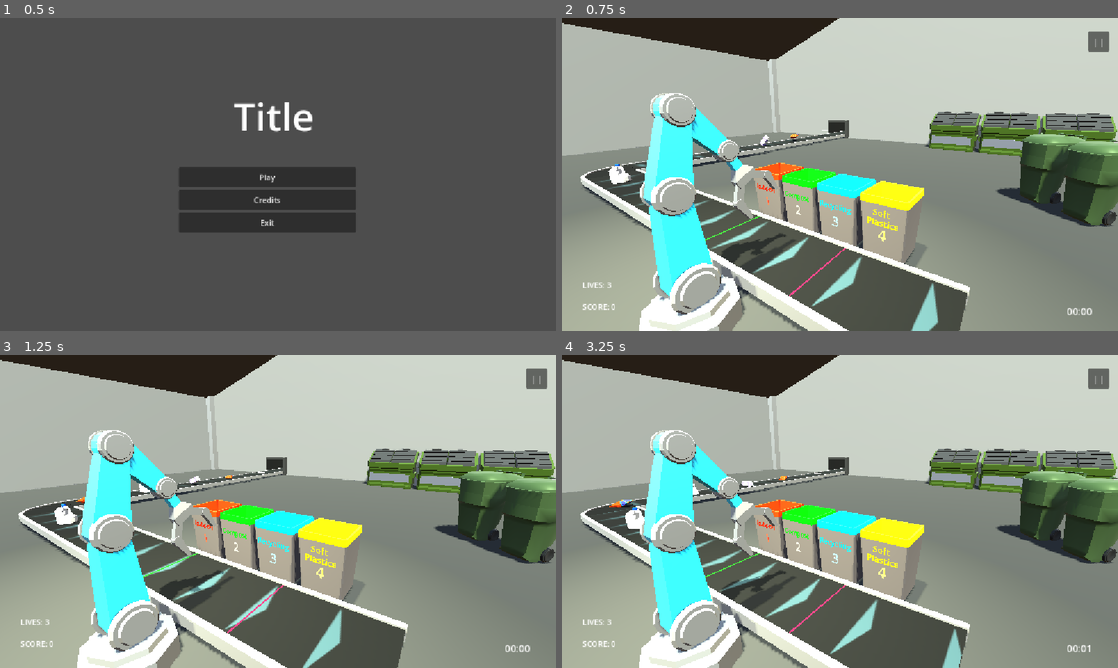
Above: before the commit, frames 1-4 (two rows, left to right).
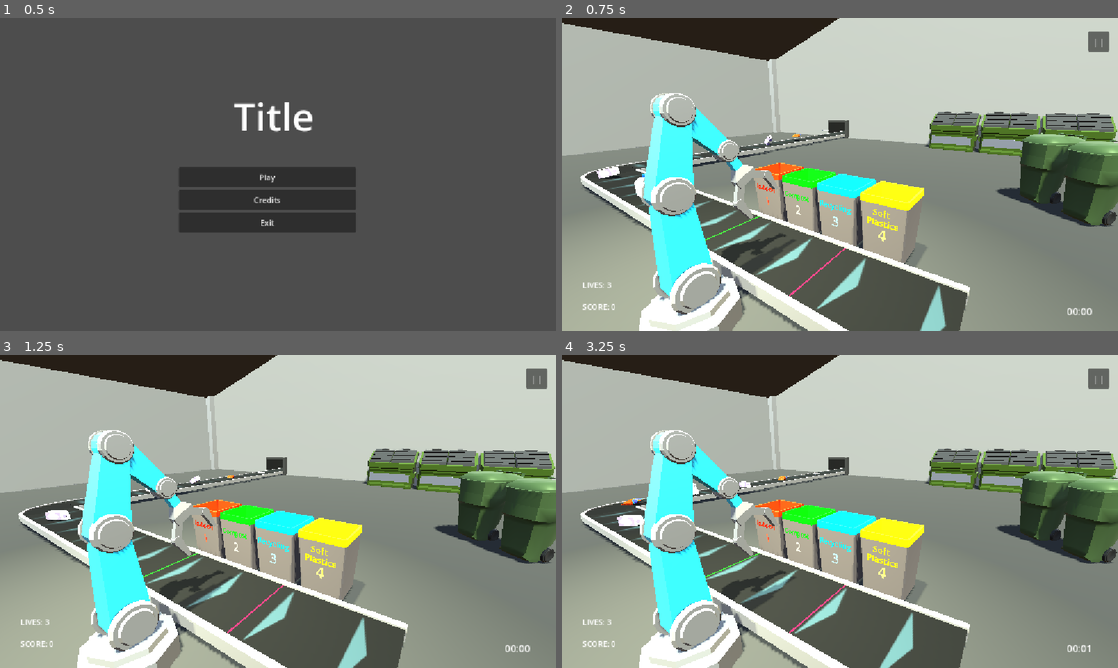
Above: after the commit, the same moments.

Repository: Helena-Schick/Recycling-game
Game: Godot game, scene res://scenes/main_menu.tscn
The game is run twice, just before and just after one commit, with the same random seed, the same clock (stepped at 60 frames per second) and the same inputs. The project has no main scene, so this scene is started directly.
Inputs:
- Up to frame 1 (0.5 s): no input
- Up to frame 2 (0.75 s): click "Play" at 0.5 s
- Up to frame 3 (1.25 s): no input
- Up to frame 4 (3.25 s): click "| |" at 1.25 s; tap Enter at 2 s; click "Unpause" at 2.75 s

Frame 1 is identical in both runs. In frame 2, 1.9% of the frame differs, in the area x 6-70%, y 35-100%; in frame 3, 2.6%; in frame 4, 2.7%, in the area x 6-72%, y 37-100%.

Commit message:
Added increasing difficulty / speed

Diff:
--- a/recycling-game-main/scenes/game_over_menu.tscn
+++ b/recycling-game-main/scenes/game_over_menu.tscn
@@ -1,6 +1,6 @@
 [gd_scene format=3 uid="uid://cdkbefx12avpx"]
 
-[ext_resource type="Script" uid="uid://nwlf882asb4k" path="res://game_over_menu.gd" id="1_6ebp1"]
+[ext_resource type="Script" uid="uid://nwlf882asb4k" path="res://scripts/game_over_menu.gd" id="1_6ebp1"]
 [ext_resource type="PackedScene" uid="uid://rnif5kchm8ca" path="res://scenes/main_menu.tscn" id="3_81acl"]
 
 [node name="Control" type="Control" unique_id=171901341 node_paths=PackedStringArray("score_display")]
--- a/recycling-game-main/scenes/level.tscn
+++ b/recycling-game-main/scenes/level.tscn
@@ -405,12 +405,12 @@
 
 [sub_resource type="Curve3D" id="Curve3D_64w2a"]
 _data = {
-"points": PackedVector3Array(0, 0, 0, 0, 0, 0, 60, 2, -32.8, 0, 0, 0, 0, 0, 0, 4.30591, 1.0319538, -32.62943, 0, 0, 0, 0, 0, 0, 4.657194, 0.5490551, -25.444862),
+"points": PackedVector3Array(0, 0, 0, 0, 0, 0, 60, 2, -32.8, 0, 0, 0, 0, 0, 0, 4.30591, 1.0319538, -32.62943, 0, 0, 0, 0, 0, 0, 4.657194, 0.5490551, -18.301743),
 "tilts": PackedFloat32Array(0, 0, 0)
 }
 point_count = 3
 
-[node name="level" type="Node3D" unique_id=447120380 node_paths=PackedStringArray("arm", "timer", "spawner", "conveyor", "camera_a", "camera_b", "animation", "pause_menu", "path_follow", "pause_button", "time_display", "score_display", "feedback_display", "lives_display")]
+[node name="level" type="Node3D" unique_id=447120380 node_paths=PackedStringArray("arm", "timer", "spawner", "conveyor", "camera_a", "camera_b", "animation", "pause_menu", "speed_timer", "path_follow", "pause_button", "time_display", "score_display", "lives_display", "feedback_display")]
 script = ExtResource("1_mx8sn")
 arm = NodePath("arm")
 timer = NodePath("feedback_timer")
@@ -420,17 +420,18 @@
 camera_b = NodePath("Camera B")
 animation = NodePath("AnimationPlayer")
 pause_menu = NodePath("CanvasLayer/pause_menu")
+speed_timer = NodePath("difficulty_timer")
 path_follow = NodePath("Path3D/PathFollow3D")
 pause_button = NodePath("CanvasLayer/pause")
 time_display = NodePath("CanvasLayer/time")
 score_display = NodePath("CanvasLayer/score_label")
+lives_display = NodePath("CanvasLayer/lives")
 feedback_display = NodePath("CanvasLayer/feedback_display")
 arm_material = ExtResource("4_klq6b")
 item_scene = ExtResource("3_fpun6")
 settings_menu = ExtResource("3_2r41h")
 game_over_menu = ExtResource("5_wc255")
 main_menu_scene = ExtResource("2_ppgk2")
-lives_display = NodePath("CanvasLayer/lives")
 
 [node name="WorldEnvironment" type="WorldEnvironment" parent="." unique_id=1371495711]
 environment = SubResource("Environment_8c41q")
@@ -785,8 +786,12 @@
 curve = SubResource("Curve3D_64w2a")
 
 [node name="PathFollow3D" type="PathFollow3D" parent="Path3D" unique_id=577133289]
-transform = Transform3D(-0.0030626338, -0.017378606, 0.9998394, 7.636814e-08, 0.99984354, 0.017378699, -0.9999913, 5.330113e-05, -0.0030621674, 49.001724, 1.8088338, -32.766308)
+transform = Transform3D(-0.0030626229, -0.017378543, 0.9998358, 7.636786e-08, 0.9998399, 0.017378636, -0.99998766, 5.3300933e-05, -0.0030621563, 49.001724, 1.8088338, -32.766308)
 progress = 11.0
+
+[node name="difficulty_timer" type="Timer" parent="." unique_id=743466933]
+wait_time = 15.0
+autostart = true
 
 [connection signal="pressed" from="CanvasLayer/pause" to="." method="pause_game"]
 [connection signal="pressed" from="CanvasLayer/pause_menu/VBoxContainer/Resume" to="." method="_resume_game"]
@@ -795,3 +800,4 @@
 [connection signal="body_entered" from="end" to="." method="_on_end_body_entered"]
 [connection signal="timeout" from="feedback_timer" to="." method="_on_feedback_timer_timeout"]
 [connection signal="timeout" from="level_timer" to="." method="_on_level_timer_timeout"]
+[connection signal="timeout" from="difficulty_timer" to="." method="_increase_speed"]
--- a/recycling-game-main/scripts/arm.gd
+++ b/recycling-game-main/scripts/arm.gd
@@ -10,10 +10,11 @@
 @export var ik_target: Node ## The target for inverse kinematics
 @export var bin_markers: Array[Marker3D] ## An array of markers for the bins
 
+const MAX_SPEED: float = 30.0 ## The maximun speed of the arm
+const Y_MOVEMENT_SCALE: float = 3.0 ## How much faster the arm needs to move upward
+const SPEED_CHANGE: float = 1.5 ## How much the speed increases by
 
-var speed: float = 15.0 ## The speed at which the arm moves
-const Y_MOVEMENT_SCALE: float = 3.0 ## How much faster the arm needs to move upward
-
+var speed: float = 18.0 ## The speed at which the arm moves
 var target_pos ## The position the arm is moving to
 var target_item ## The item or node the arm is moving to
 var grabbed_item ## The item currently being held by the arm, or null if no item
--- a/recycling-game-main/scripts/conveyer_class.gd
+++ b/recycling-game-main/scripts/conveyer_class.gd
@@ -8,7 +8,7 @@
 
 
 const OFFSET_SPEED: float = -0.25 # How fast the conveyer belt texture moves
-var speed: float = 5.0 ## The speed of the items
+var speed: float = 6.7 ## The speed of the items
 
 
 func move_items(delta: float) -> void:
--- a/recycling-game-main/scripts/conveyer_corner.gd
+++ b/recycling-game-main/scripts/conveyer_corner.gd
@@ -1,7 +1,7 @@
 extends Node
 
 @export var conveyor_area: Node
-var speed: float = 5.0
+var speed: float = 6.7
 
 
 func _physics_process(delta: float) -> void:
--- a/recycling-game-main/scripts/feedback_display.gd
+++ /dev/null
@@ -1,11 +0,0 @@
-extends Label
-
-@export var level: Node
-
-
-func _unhandled_input(event: InputEvent) -> void:
-	if visible:
-		if event is InputEventKey:
-			visible = false
-			get_tree().paused = false
-			get_viewport().set_input_as_handled()
--- a/recycling-game-main/scripts/level.gd
+++ b/recycling-game-main/scripts/level.gd
@@ -8,24 +8,28 @@
 @export var camera_b: Node ## The second camera
 @export var animation: Node ## The animation player for the score display
 @export var pause_menu: Node ## The pause menu canvas layer
+@export var speed_timer: Node ## The timer to increase speed
 @export var path_follow: Node ## The path follow node for spawning on the conveyer
 @export var pause_button: Node ## The button that pauses the game
 @export var time_display: Node ## Shows how long the user has been playing the level for
 @export var score_display: Node ## The label that displays the player's score
+@export var lives_display: Node ## The label that shows lives left
 @export var feedback_display: Node ## The label that displays feedback to the player
 @export var arm_material: Resource ## The material resource for the arm
 @export var item_scene: PackedScene ## The item scene
 @export var settings_menu: PackedScene ## The scene for the settings menu
 @export var game_over_menu: PackedScene ## The menu that shows when the game ends
 @export var main_menu_scene: PackedScene ## The main menu packed scene
-@export var lives_display: Node ## The label that shows lives left
 
 
 enum bin_type { RUBBISH, COMPOST, RECYCLING, SOFT_PLASTICS }
 const ITEM_VALUE: int = 10
 const SCORE_TEXT: String = "SCORE: "
 const CAMERAS: int = 3 ## The number of cameras
-const START_ITEMS: int = 6 ## The number of items that start on the conveyer
+const START_ITEMS: int = 7 ## The number of items that start on the conveyer
+const SPEED_FACTOR: float = 0.15 ## The factor by which the speed increases
+const MAX_SPEED: float = 12.0 ## The maximum speed of the conveyer
+const SPEED_CHANGE: float = 0.8
 
 var score: int = 0 ## The current score
 var lives: int = 3 ## The number of incorrect guesses left
@@ -166,8 +170,14 @@
 	time_display.text = minutes + ":" + seconds
 
 
-func _change_speed(factor: float):
-	for conveyer in get_tree().get_nodes_in_group("conveyers"):
-		conveyer.speed *= factor
-	spawner.time /= factor
-	arm.speed *= factor
+## Increases the speed of the game
+func _increase_speed():
+	for node in get_tree().get_nodes_in_group("conveyers"):
+		node.speed += SPEED_CHANGE
+	spawner.time -= spawner.TIME_CHANGE
+	arm.speed += arm.SPEED_CHANGE
+
+	## Stop increasing speed at maximum value
+	if arm.speed >= arm.MAX_SPEED:
+		arm.speed = arm.MAX_SPEED
+		speed_timer.stop()
--- a/recycling-game-main/scripts/spawner.gd
+++ b/recycling-game-main/scripts/spawner.gd
@@ -4,11 +4,12 @@
 @export var item_scene: PackedScene
 
 var items: Array[ItemData]
-var time: float = 2.0 ## The average time for each item to spawn
+var time: float = 1.8 ## The average time for each item to spawn
 var randomness: float = 0.4
 
-const SIZE: float = 1.3 # The size of the area where items spawn
+const SIZE: float = 1.3 ## The size of the area where items spawn
 const items_folder: String = "res://assets/items/" ## The path to the folder of item data
+const TIME_CHANGE: float = 0.13 ## How much the time value decreases by
 
 
 # Called when the node enters the scene tree for the first time.
Not shown, removed: recycling-game-main/scripts/feedback_display.gd.uid
Renamed: recycling-game-main/game_over_menu.gd -> recycling-game-main/scripts/game_over_menu.gd
Renamed: recycling-game-main/game_over_menu.gd.uid -> recycling-game-main/scripts/game_over_menu.gd.uid
